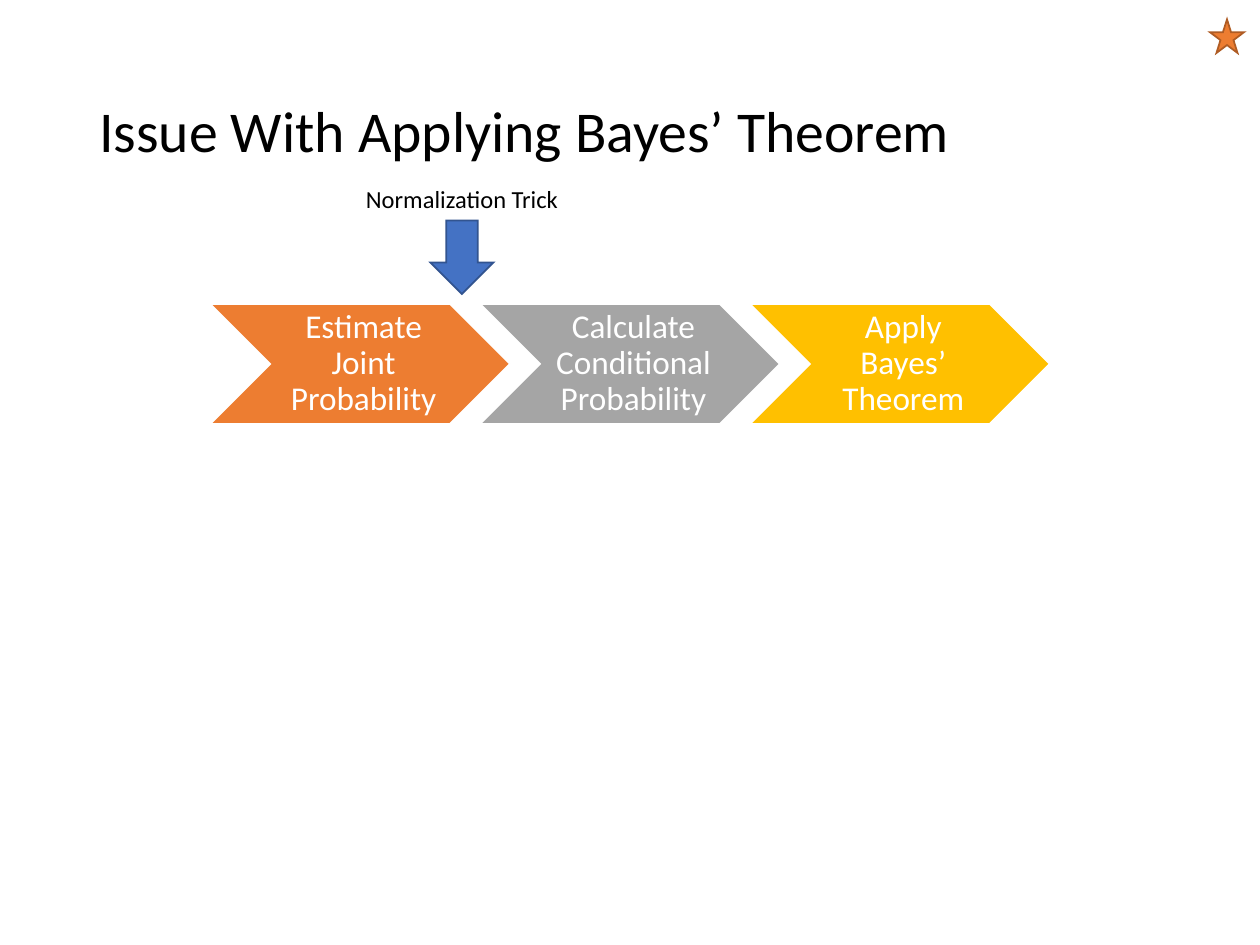
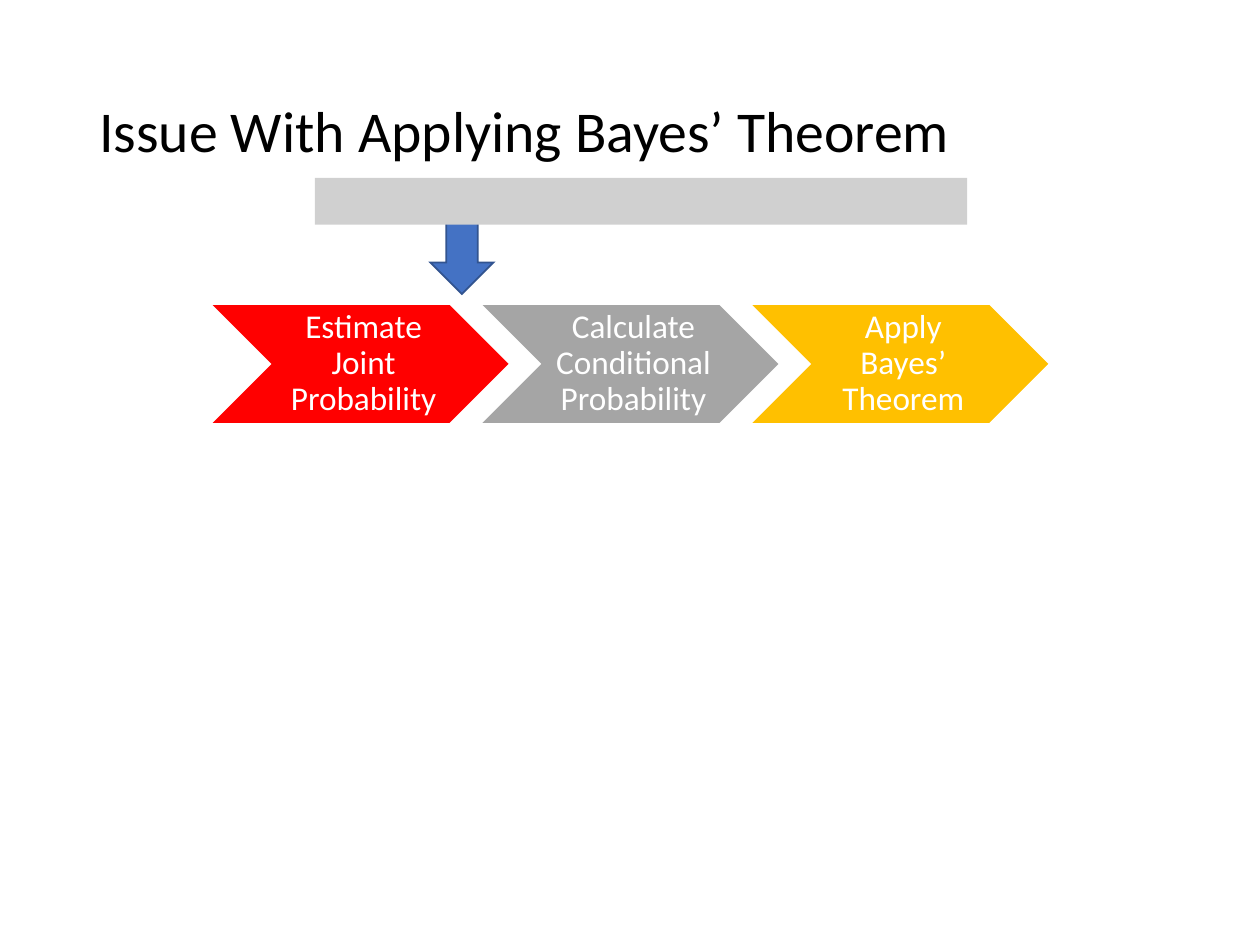
Before and after one commit to mhahsler/CS7320-AI, a slide deck: slide 10 of slides/12_uncertainty.pptx (slide 24 before the commit). Drawn at 1260x945 pixels with LibreOffice and Linux fonts; fonts in the diff are those of the drawing; grey boxes stand for pictures. Boxes give left, top, right and bottom in pixels: in the first picture for what was removed or moved away, otherwise in the second. Text is boxed around its words. In the diff, an @@ line names an element or a change of style, - is before the commit and + after.

```diff
--- a/slides/12_uncertainty.pptx
+++ b/slides/12_uncertainty.pptx
@@ star removed at (1210,19,1244,53) @@
@@ picture added at (315,178,968,224) @@
@@ text removed at (366,191,558,208) @@
-Normalization Trick
@@ chevron at (210,304,510,423): fill #ED7D31 to #FF0000 @@
```
Also in this commit, not shown: 26 other slides changed, 1 slide added, 3 slides removed, 8 other files.
